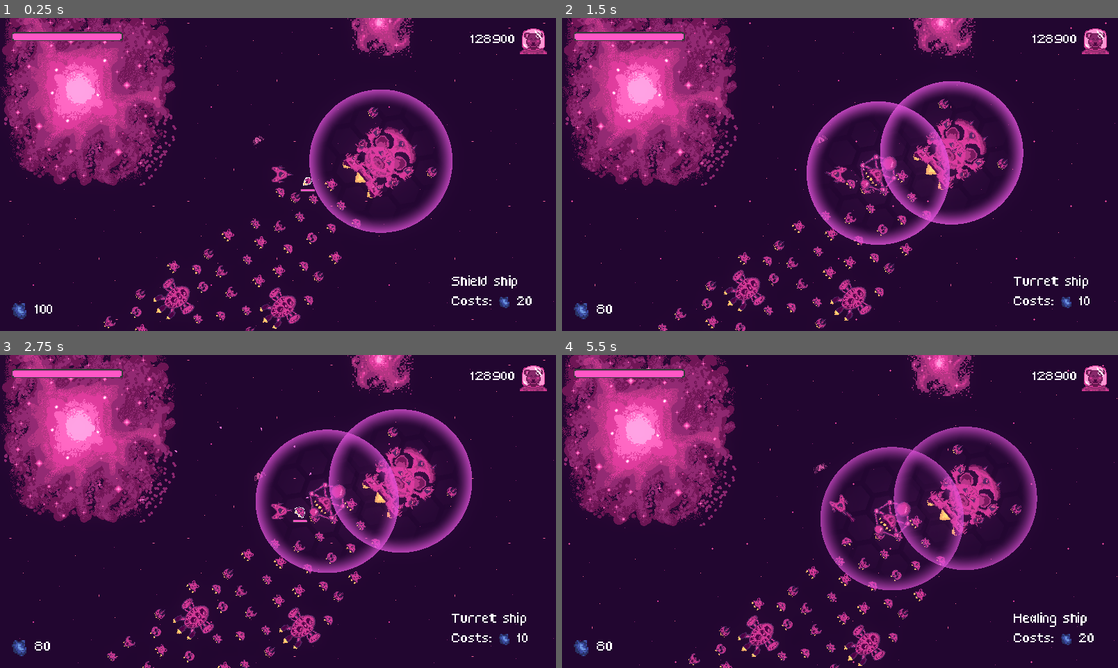
Above: before the commit, frames 1-4 (two rows, left to right).
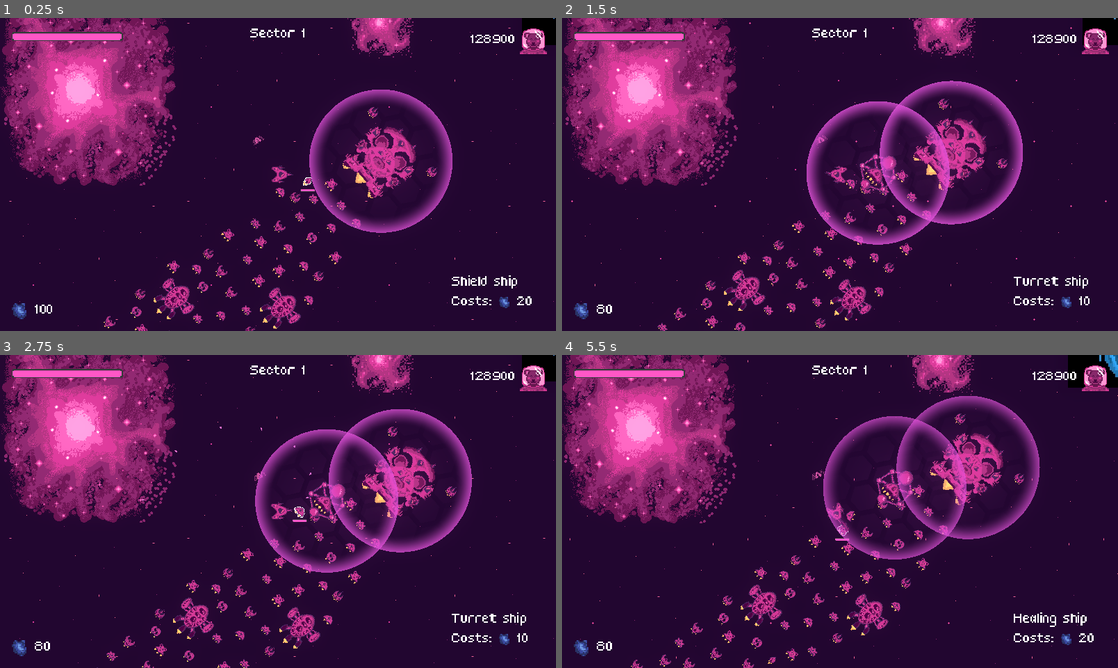
Above: after the commit, the same moments.

Repository: bear-minimum-studio/space-bear
Game: Godot game, scene res://Game.tscn
Same seed, same stepped clock (60 frames per second), same inputs: the game is played once before the commit and once after it.
Inputs:
- Up to frame 1 (0.25 s): no input
- Up to frame 2 (1.5 s): tap Enter (upgrade) at 0.5 s; hold Right (turn_right) 0.53-1.28 s; hold X (cycle_selection) 0.53-1.28 s; hold Ctrl (brake) from 1.28 s (still down); tap Down (decelerate) at 1.35 s
- Up to frame 3 (2.75 s): release Ctrl (brake) at 2.03 s; hold Right (turn_right) from 2.03 s (still down); hold Space (fire) from 2.03 s (still down)
- Up to frame 4 (5.5 s): release Right (turn_right) at 2.78 s; release Space (fire) at 2.78 s; hold Up (accelerate) 2.78-3.53 s; tap C (follow_me) at 2.85 s; hold G (grappling_hook) 3.53-4.28 s; hold Left (turn_left) 3.53-5.03 s; tap X (cycle_selection) at 4.35 s; hold Ctrl (brake) from 5.03 s (still down); tap Down (decelerate) at 5.1 s

The runs differ from the first frame. In frame 1, 1.2% of the frame differs, in the area x 19-100%, y 0-100%; in frame 2, 2.1%; in frame 3, 2.9%; in frame 4, 23%, in the area x 0-100%, y 0-100%.

Commit message:
feat: add sector mechanism

Diff:
--- a/AbstractGame.gd
+++ b/AbstractGame.gd
@@ -1,15 +1,67 @@
 extends Node2D
 
+@onready var world = $World
 @onready var civilians_left = $CanvasLayer/MarginContainer/CiviliansLeft
 @onready var game_over = $CanvasLayer/GameOver
 @onready var level_end = $CanvasLayer/LevelEnd
+@onready var sector_number = $CanvasLayer/MarginContainer/SectorNumber
+@onready var level_change = $CanvasLayer/LevelChange
+
+const worlds = [
+	preload("res://World.tscn"), # first line doesn't matter yet
+	preload("res://World2.tscn")
+]
+
+var current_world = 0
+
+const BETWEEN_SECTORS_DURATION = 3
 
 func _ready():
 	Events.dead_ship.connect(_on_dead_civilian)
 	Events.game_over.connect(_on_game_over)
-	Events.convoy_reached_wormhole.connect(_on_level_end)
 	Events.restart.connect(_on_restart)
 	_update_text(_count_civilians())
+
+	Events.convoy_reached_wormhole.connect(_on_convoy_reached_wormhole)
+	Events.player_reached_wormhole.connect(_on_player_reached_wormhole)
+
+func _on_convoy_reached_wormhole():
+	call_deferred("_level_change")
+	print('level ended')
+
+func _on_player_reached_wormhole():
+	print('you reached the level end')
+
+func _level_change():
+	current_world += 1
+	sector_number.set_sector(current_world + 1)
+
+	if current_world == worlds.size():
+		_show_end()
+		return
+	self.process_mode = Node.PROCESS_MODE_DISABLED
+
+	# Create a new world
+	var new_world_scene = worlds[current_world]
+	var new_world = new_world_scene.instantiate()
+
+	# Remove the new Flock node, which is empty
+	var flock_child = world.find_child("Flock")
+	var new_flock = new_world.find_child("Flock")
+	new_world.remove_child(new_flock)
+
+	# Move the current flock to the new world
+	world.remove_child(flock_child)
+	new_world.add_child(flock_child)
+	# Delete the old world, add the new one
+	world.queue_free()
+
+	level_change.visible = true
+	await get_tree().create_timer(BETWEEN_SECTORS_DURATION).timeout
+	level_change.visible = false
+	self.add_child(new_world)
+
+	self.process_mode = Node.PROCESS_MODE_INHERIT
 
 func _on_dead_civilian(dead_ship: Node2D):
 	if dead_ship is Player:
@@ -36,7 +88,7 @@
 	get_tree().paused = true
 	game_over.visible = true
 
-func _on_level_end():
+func _show_end():
 	get_tree().paused = true
 	level_end.visible = true
 
--- a/AbstractGame.tscn
+++ b/AbstractGame.tscn
@@ -1,14 +1,16 @@
-[gd_scene load_steps=10 format=3 uid="uid://dfsixgko8uqlv"]
+[gd_scene load_steps=12 format=3 uid="uid://dfsixgko8uqlv"]
 
 [ext_resource type="Script" path="res://AbstractGame.gd" id="1_6gu75"]
 [ext_resource type="Texture2D" uid="uid://y8k8tjlbaga2" path="res://ui/progress_bar.png" id="2_ghdyu"]
 [ext_resource type="Texture2D" uid="uid://bjrex6bt8fjba" path="res://ui/progress_bar_fill.png" id="3_egoyd"]
 [ext_resource type="Script" path="res://hud/Health.gd" id="4_ux4s4"]
 [ext_resource type="PackedScene" uid="uid://y06kauv13cvq" path="res://hud/CiviliansLeft.tscn" id="5_5vxw4"]
+[ext_resource type="Script" path="res://hud/SectorNumber.gd" id="8_h8u6s"]
 [ext_resource type="PackedScene" uid="uid://dsmalws6v4e8y" path="res://ui/game-over/GameOver.tscn" id="8_rpob0"]
 [ext_resource type="PackedScene" uid="uid://dc3c33hwkauei" path="res://hud/UpgradeSelection.tscn" id="9_6p8ox"]
 [ext_resource type="PackedScene" uid="uid://d0rrwdxtxpel4" path="res://ui/level-end/LevelEnd.tscn" id="9_chrlk"]
 [ext_resource type="PackedScene" uid="uid://cg2fbsneh5pmk" path="res://hud/ResourcesHUD.tscn" id="10_xm5jn"]
+[ext_resource type="PackedScene" uid="uid://c3j1rnw6mno83" path="res://ui/level-change/LevelChange.tscn" id="11_x5wsm"]
 
 [node name="Game" type="Node2D"]
 script = ExtResource("1_6gu75")
@@ -52,8 +54,20 @@
 [node name="ResourcesHUD" parent="CanvasLayer/MarginContainer" instance=ExtResource("10_xm5jn")]
 layout_mode = 2
 
+[node name="SectorNumber" type="Label" parent="CanvasLayer/MarginContainer"]
+layout_mode = 2
+size_flags_horizontal = 4
+size_flags_vertical = 0
+text = "Sector 1"
+horizontal_alignment = 1
+vertical_alignment = 1
+script = ExtResource("8_h8u6s")
+
 [node name="GameOver" parent="CanvasLayer" instance=ExtResource("8_rpob0")]
 visible = false
 
 [node name="LevelEnd" parent="CanvasLayer" instance=ExtResource("9_chrlk")]
 visible = false
+
+[node name="LevelChange" parent="CanvasLayer" instance=ExtResource("11_x5wsm")]
+visible = false
--- a/AbstractWorld.gd
+++ b/AbstractWorld.gd
@@ -1,16 +1,9 @@
 extends Node2D
 
 @onready var flock = $Flock
+@onready var mother_ship = $Flock/MotherShip
+@onready var wormhole = $Wormhole
 
 func _ready():
 	WorldReference.current_world = self
-
-	Events.convoy_reached_wormhole.connect(_on_convoy_reached_wormhole)
-	Events.player_reached_wormhole.connect(_on_player_reached_wormhole)
-
-
-func _on_convoy_reached_wormhole():
-	print('level ended')
-
-func _on_player_reached_wormhole():
-	print('you reached the level end')
+	get_tree().call_group("flock", "set_convoy_path", wormhole.global_position, mother_ship.global_position)
--- a/AbstractWorld.tscn
+++ b/AbstractWorld.tscn
@@ -1,8 +1,11 @@
-[gd_scene load_steps=6 format=3 uid="uid://ujm2pogbpnnp"]
+[gd_scene load_steps=9 format=3 uid="uid://ujm2pogbpnnp"]
 
 [ext_resource type="Script" path="res://AbstractWorld.gd" id="1_kjg2t"]
 [ext_resource type="PackedScene" uid="uid://1kxk2y83gpvq" path="res://player/Player.tscn" id="1_yasag"]
 [ext_resource type="PackedScene" uid="uid://cm0sum8oi2m1s" path="res://background/ParallaxBackground.tscn" id="2_3j3ax"]
+[ext_resource type="PackedScene" uid="uid://bx2ghytsddgue" path="res://npc/mother-ship/MotherShip.tscn" id="3_jfgia"]
+[ext_resource type="PackedScene" uid="uid://bvnsas5vp1sl7" path="res://environment/wormhole/Wormhole.tscn" id="4_u5hvj"]
+[ext_resource type="Script" path="res://helpers/Guide.gd" id="5_js3wj"]
 
 [sub_resource type="Environment" id="Environment_uyldo"]
 background_mode = 3
@@ -32,6 +35,10 @@
 
 [node name="Flock" type="Node2D" parent="."]
 
+[node name="MotherShip" parent="Flock" instance=ExtResource("3_jfgia")]
+position = Vector2(481, 47)
+rotation = -0.683586
+
 [node name="NavigationRegion2D" type="NavigationRegion2D" parent="."]
 visible = false
 navigation_polygon = SubResource("NavigationPolygon_tbroh")
@@ -47,4 +54,13 @@
 zoom = Vector2(0.3, 0.3)
 position_smoothing_enabled = true
 
+[node name="Wormhole" parent="." instance=ExtResource("4_u5hvj")]
+position = Vector2(1447, -727)
+
+[node name="Guide" type="Node2D" parent="."]
+z_index = 10
+position = Vector2(0, -1.52588e-05)
+script = ExtResource("5_js3wj")
+width = 26.0
+
 [connection signal="shoot_grappling_hook" from="Player" to="." method="_on_player_shoot_grappling_hook"]
--- a/World.gd
+++ /dev/null
@@ -1,8 +0,0 @@
-extends "res://AbstractWorld.gd"
-
-@onready var mother_ship = $MotherShip
-@onready var wormhole = $Wormhole
-
-func _ready():
-	super._ready()
-	get_tree().call_group("flock", "set_convoy_path", wormhole.global_position, mother_ship.global_position)
--- a/World.tscn
+++ b/World.tscn
@@ -1,19 +1,14 @@
-[gd_scene load_steps=12 format=3 uid="uid://cgkkbhp6eam8m"]
+[gd_scene load_steps=8 format=3 uid="uid://cgkkbhp6eam8m"]
 
 [ext_resource type="PackedScene" uid="uid://ujm2pogbpnnp" path="res://AbstractWorld.tscn" id="1_tdmob"]
-[ext_resource type="Script" path="res://World.gd" id="2_fom0c"]
-[ext_resource type="PackedScene" uid="uid://bx2ghytsddgue" path="res://npc/mother-ship/MotherShip.tscn" id="2_oy46b"]
 [ext_resource type="PackedScene" uid="uid://cb8xhpqcuwf8r" path="res://npc/civilians/CivilianShip.tscn" id="3_vxuwv"]
 [ext_resource type="PackedScene" uid="uid://tems6a6m6bm3" path="res://npc/civilians/TurretShip.tscn" id="4_0rotb"]
 [ext_resource type="PackedScene" uid="uid://brx2iptg2gq3" path="res://npc/civilians/TransportShip.tscn" id="4_lr1mj"]
 [ext_resource type="PackedScene" uid="uid://dhhcyl4sosjuq" path="res://asteroids/Asteroid.tscn" id="5_q0ygi"]
 [ext_resource type="PackedScene" uid="uid://bh7yvpcxoyabu" path="res://npc/enemies/Enemy.tscn" id="6_m2i0p"]
-[ext_resource type="PackedScene" uid="uid://bvnsas5vp1sl7" path="res://environment/wormhole/Wormhole.tscn" id="7_0hi8j"]
-[ext_resource type="Script" path="res://helpers/Guide.gd" id="8_7jgjo"]
 [ext_resource type="PackedScene" uid="uid://k8flfqgpouv1" path="res://npc/enemies/VultureEnemy.tscn" id="9_ce7t0"]
 
 [node name="World" instance=ExtResource("1_tdmob")]
-script = ExtResource("2_fom0c")
 
 [node name="TransportShip" parent="Flock" index="0" instance=ExtResource("4_lr1mj")]
 position = Vector2(159, 521)
@@ -342,7 +337,7 @@
 position = Vector2(205, 199)
 rotation = -0.698132
 
-[node name="MotherShip" parent="." index="3" instance=ExtResource("2_oy46b")]
+[node name="MotherShip" parent="Flock" index="83"]
 position = Vector2(452, 94)
 rotation = -0.698132
 
@@ -397,11 +392,5 @@
 [node name="VultureEnemy6" parent="Enemies" index="11" instance=ExtResource("9_ce7t0")]
 position = Vector2(-4618, -7741)
 
-[node name="Wormhole" parent="." index="8" instance=ExtResource("7_0hi8j")]
-position = Vector2(3310, -2300)
-
-[node name="Guide" type="Node2D" parent="." index="9"]
-z_index = 10
-position = Vector2(0, -1.52588e-05)
-script = ExtResource("8_7jgjo")
-width = 26.0
+[node name="Wormhole" parent="." index="7"]
+position = Vector2(1021, -402)
--- /dev/null
+++ b/World2.tscn
@@ -0,0 +1,8 @@
+[gd_scene load_steps=2 format=3 uid="uid://d2r8gk2at0gdw"]
+
+[ext_resource type="PackedScene" uid="uid://ujm2pogbpnnp" path="res://AbstractWorld.tscn" id="1_x28o6"]
+
+[node name="World" instance=ExtResource("1_x28o6")]
+
+[node name="Wormhole" parent="." index="7"]
+position = Vector2(3375, -2354)
--- a/helpers/Guide.gd
+++ b/helpers/Guide.gd
@@ -17,7 +17,7 @@
 	if not visible:
 		return
 	if Engine.is_editor_hint():
-		var mother_ship = $"../MotherShip"
+		var mother_ship = $"../Flock/MotherShip"
 		if mother_ship == null:
 			return
 
--- /dev/null
+++ b/hud/SectorNumber.gd
@@ -0,0 +1,4 @@
+extends Label
+
+func set_sector(sector_number: int):
+	self.text = "Sector %s" % sector_number
--- /dev/null
+++ b/ui/level-change/LevelChange.tscn
@@ -0,0 +1,47 @@
+[gd_scene load_steps=2 format=3 uid="uid://c3j1rnw6mno83"]
+
+[sub_resource type="StyleBoxFlat" id="StyleBoxFlat_xyqqo"]
+bg_color = Color(0.192157, 0.0941176, 0.227451, 1)
+
+[node name="LevelChange" type="Control"]
+layout_mode = 3
+anchors_preset = 15
+anchor_right = 1.0
+anchor_bottom = 1.0
+grow_horizontal = 2
+grow_vertical = 2
+
+[node name="Panel" type="Panel" parent="."]
+layout_mode = 1
+anchors_preset = 15
+anchor_right = 1.0
+anchor_bottom = 1.0
+grow_horizontal = 2
+grow_vertical = 2
+theme_override_styles/panel = SubResource("StyleBoxFlat_xyqqo")
+
+[node name="CenterContainer" type="CenterContainer" parent="Panel"]
+layout_mode = 1
+anchors_preset = 15
+anchor_right = 1.0
+anchor_bottom = 1.0
+grow_horizontal = 2
+grow_vertical = 2
+
+[node name="VBoxContainer" type="VBoxContainer" parent="Panel/CenterContainer"]
+layout_mode = 2
+
+[node name="Label" type="Label" parent="Panel/CenterContainer/VBoxContainer"]
+layout_mode = 2
+theme_type_variation = &"HeaderMedium"
+theme_override_font_sizes/font_size = 16
+text = "You reached the wormhole"
+horizontal_alignment = 1
+vertical_alignment = 1
+uppercase = true
+
+[node name="Label2" type="Label" parent="Panel/CenterContainer/VBoxContainer"]
+layout_mode = 2
+text = "Moving to next sector..."
+horizontal_alignment = 1
+vertical_alignment = 1
